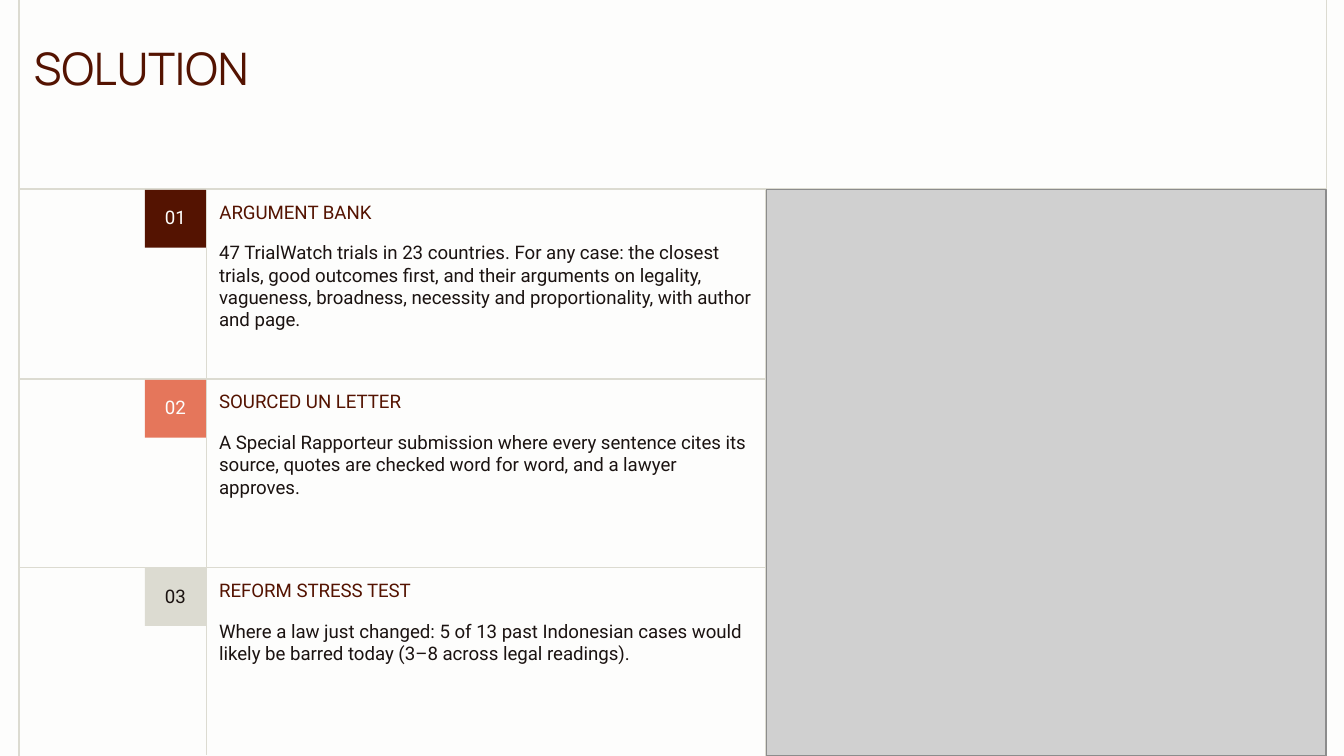
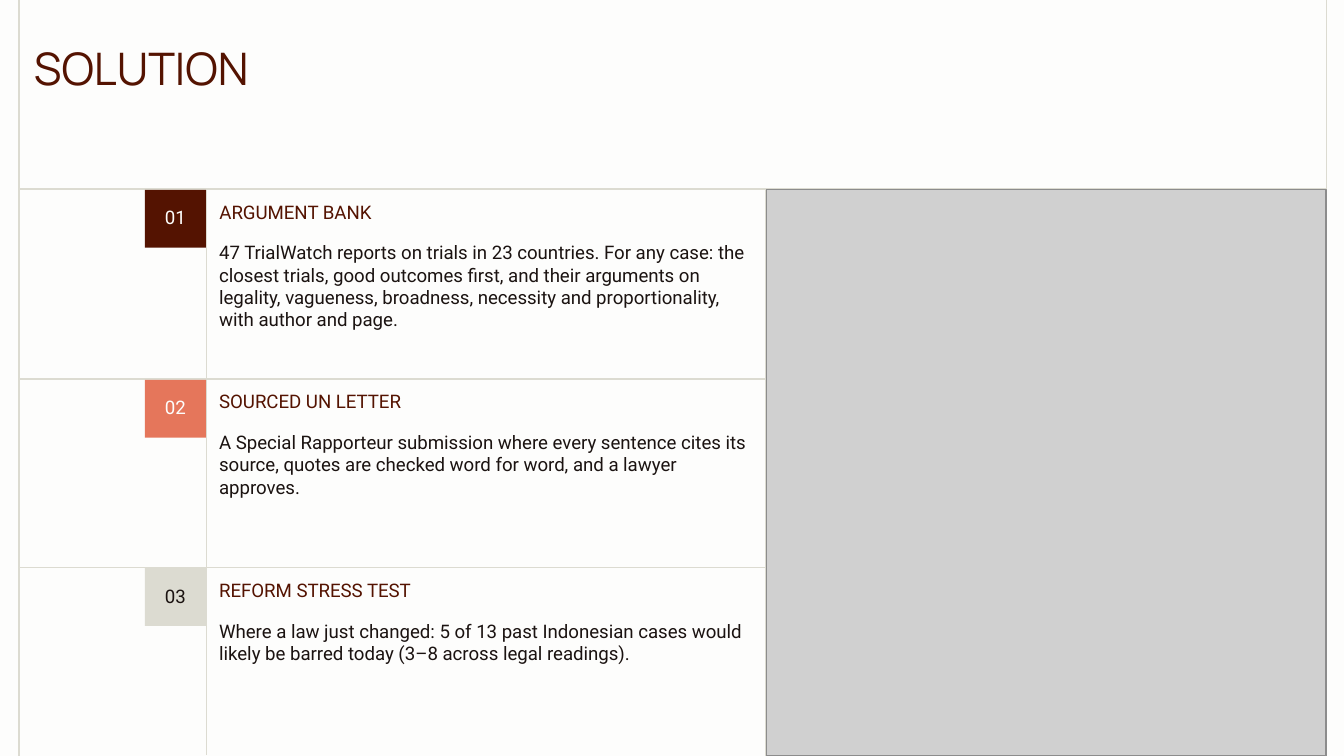
Before and after one commit to valentinasilva8/fairtrial-ai-hackathon, a slide deck: slide 4 of pitch/Precedent_and_Practice.pptx. Drawn at 1344x756 pixels with LibreOffice and Linux fonts; fonts in the diff are those of the drawing; grey boxes stand for pictures. Boxes give left, top, right and bottom in pixels: in the first picture for what was removed or moved away, otherwise in the second. Text is boxed around its words. In the diff, an @@ line names an element or a change of style, - is before the commit and + after.

Commit message:
Deck: report and listing wording

```diff
--- a/pitch/Precedent_and_Practice.pptx
+++ b/pitch/Precedent_and_Practice.pptx
@@ text at [219,245,744,330]: text changed @@
-47 TrialWatch trials in 23 countries. For any case: the closest trials, good outcomes first, and their arguments on legality, vagueness, broadness, necessity and proportionality, with author and page.
+47 TrialWatch reports on trials in 23 countries. For any case: the closest trials, good outcomes first, and their arguments on legality, vagueness, broadness, necessity and proportionality, with author and page.
```
Also in this commit, not shown: 4 other slides changed, 1 other file.
